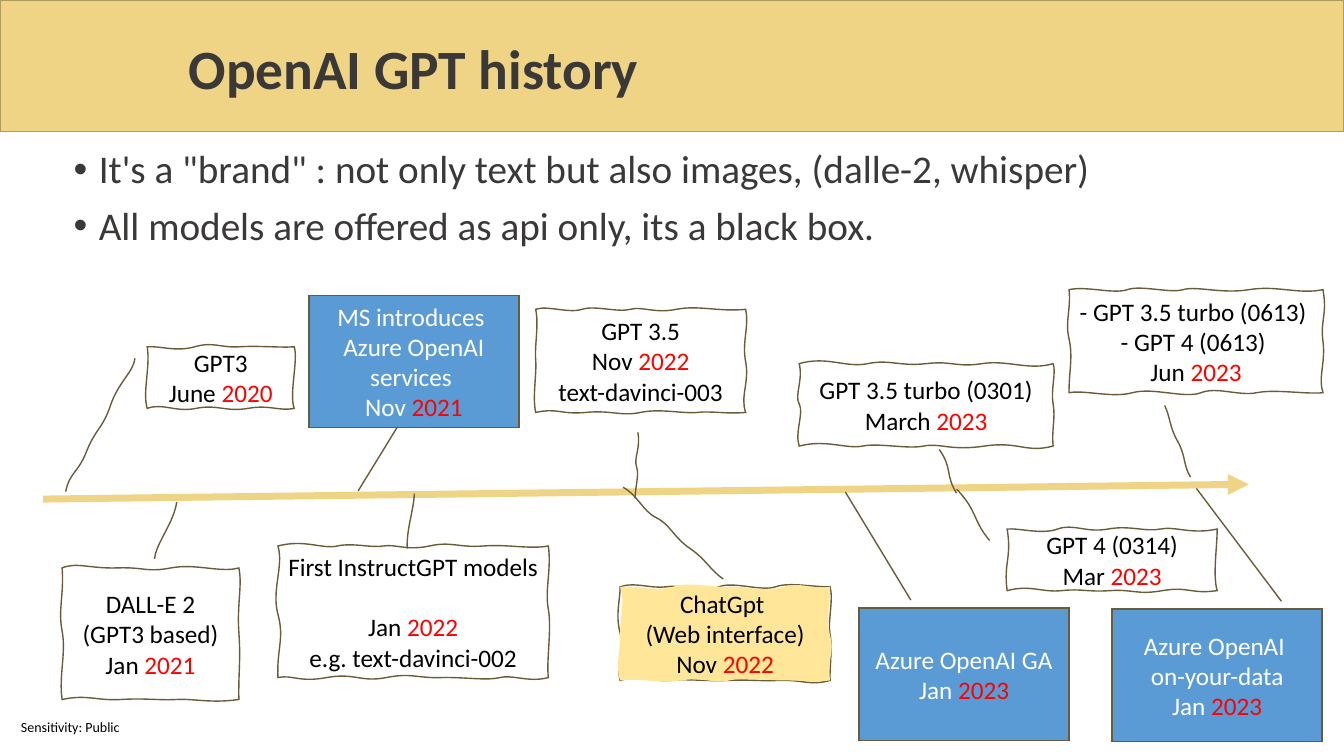
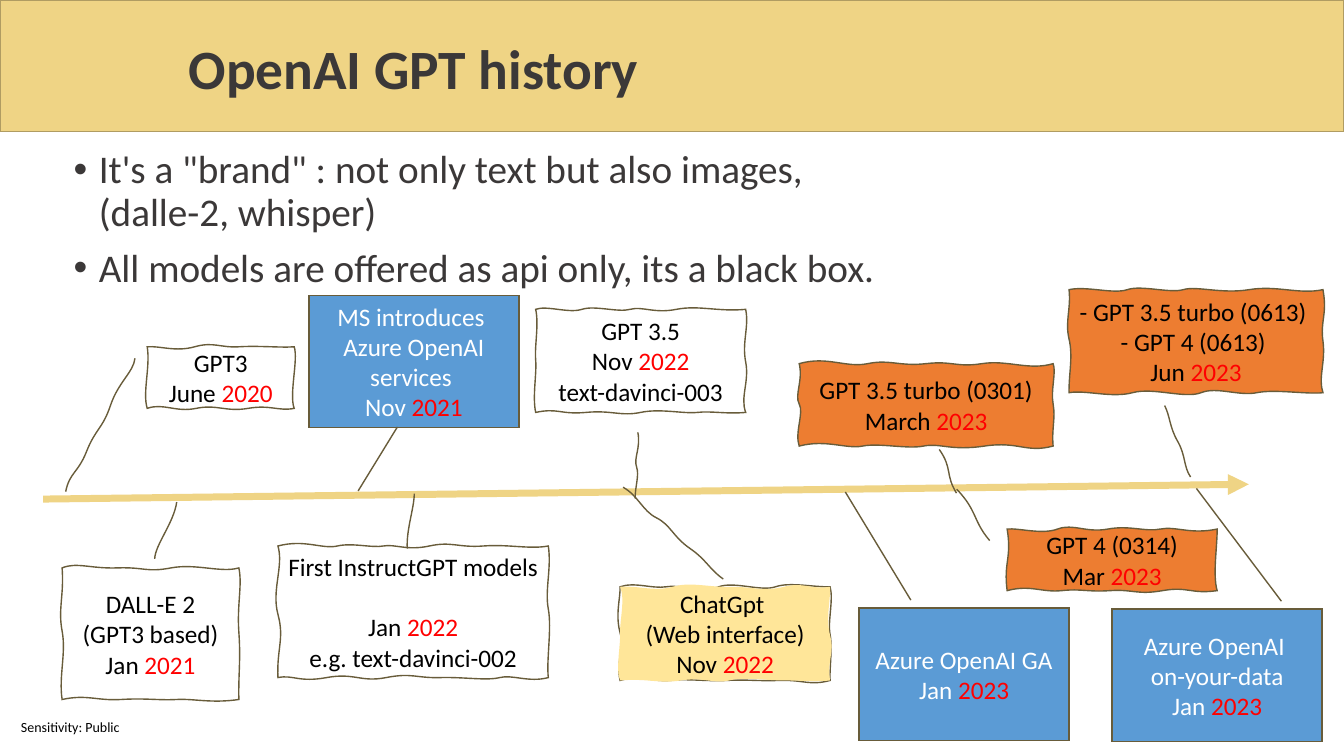
Before and after one commit to sabbadino/AzureDay2023Torino, a slide deck: slide 4 of sessions/room1_15_30/azure-day-ChatBot.pptx. Drawn at 1344x756 pixels with LibreOffice and Linux fonts; fonts in the diff are those of the drawing; background and template pictures are left out. Boxes give left, top, right and bottom in pixels: in the first picture for what was removed or moved away, otherwise in the second. Text is boxed around its words. In the diff, an @@ line names an element or a change of style, - is before the commit and + after.

```diff
--- a/sessions/room1_15_30/azure-day-ChatBot.pptx
+++ b/sessions/room1_15_30/azure-day-ChatBot.pptx
@@ text "It's a "brand" : not ..." rewrapped from (99,154,1089,247) to (99,155,874,289) @@
@@ fill none to #ED7D31; outline redrawn in 3 elements at (800,364,1054,447), (1007,529,1217,591), (1070,289,1324,392) @@
```
Also in this commit, not shown: 15 other slides changed, 5 slides removed.
